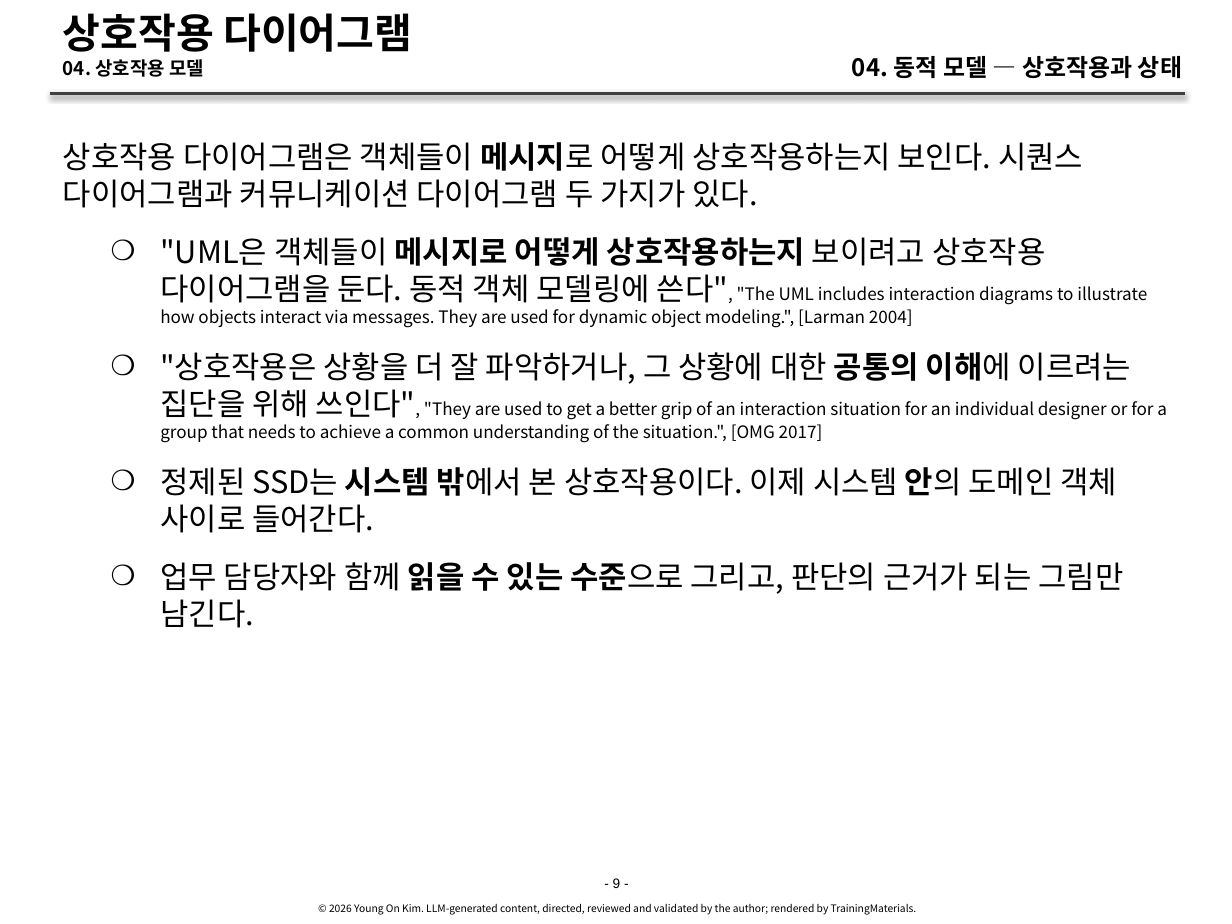
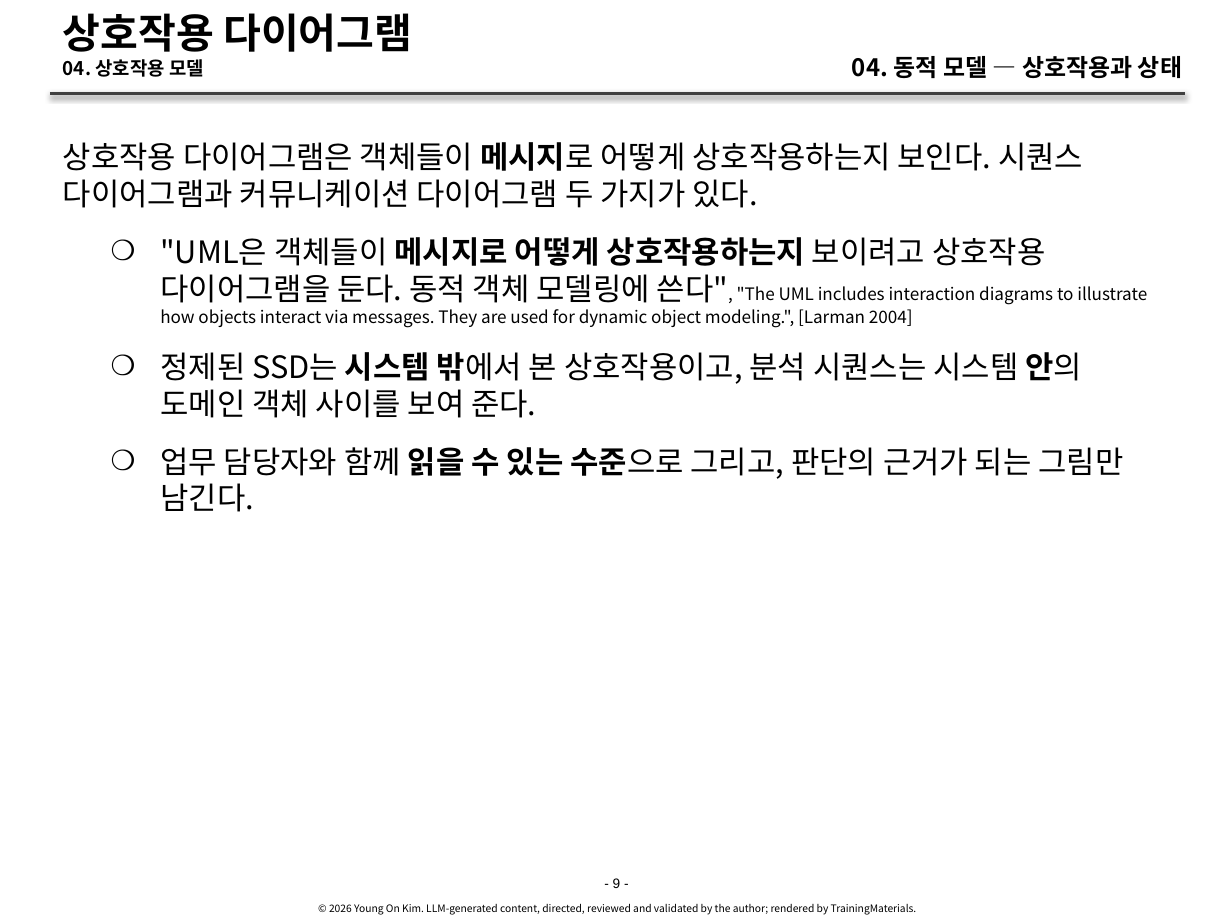
Before and after one commit to YoungSan77/TrainingMaterials, a slide deck: slide 9 of courses/ooad/sessions/s04.pptx. Drawn at 1232x924 pixels with LibreOffice and Linux fonts; fonts in the diff are those of the drawing. Boxes give left, top, right and bottom in pixels: in the first picture for what was removed or moved away, otherwise in the second. Text is boxed around its words. In the diff, an @@ line names an element or a change of style, - is before the commit and + after.

```diff
--- a/courses/ooad/sessions/s04.pptx
+++ b/courses/ooad/sessions/s04.pptx
@@ text at <box>160,352,1082,418</box>: text changed; size 10 to 18 pt @@
-    ❍ "상호작용은 상황을 더 잘 파악하거나, 그 상황에 대한 공통의 이해에 이르려는 집단을 위해 쓰인다", "They are used to get a better grip of an interaction situation for an individual designer or for a group that needs to achieve a common understanding of the situation.", [OMG 2017]
-    ❍ 정제된 SSD는 시스템 밖에서 본 상호작용이다. 이제 시스템 안의 도메인 객체 사이로 들어간다.
+    ❍ 정제된 SSD는 시스템 밖에서 본 상호작용이고, 분석 시퀀스는 시스템 안의 도메인 객체 사이를 보여 준다.
```
Also in this commit, not shown: 55 other slides changed, 6 slides removed, 9 other files.
